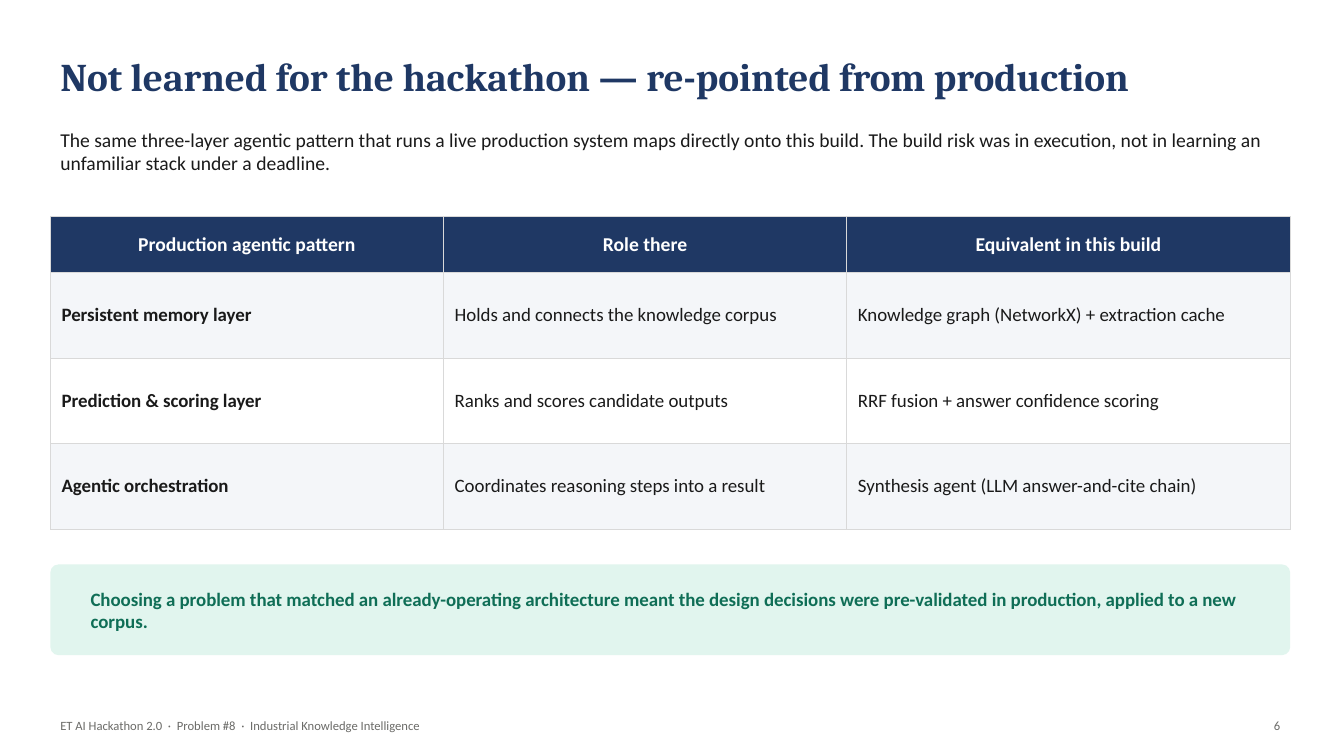
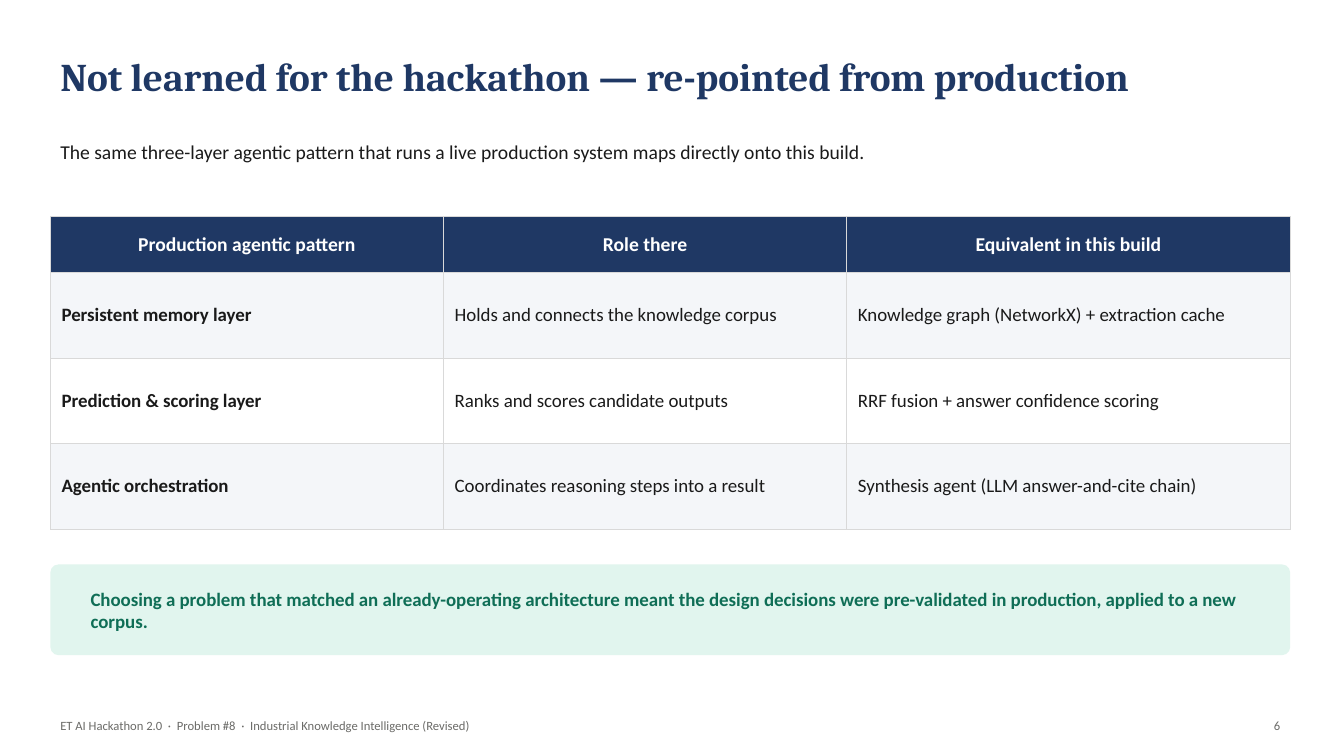
Before and after one commit to JOTHEESS/ET_HACKATHLAON-, a slide deck: slide 6 of Industrial_Knowledge_Intelligence_Deck.pptx. Drawn at 1344x756 pixels with LibreOffice and Linux fonts; fonts in the diff are those of the drawing. Boxes give left, top, right and bottom in pixels: in the first picture for what was removed or moved away, otherwise in the second. Text is boxed around its words. In the diff, an @@ line names an element or a change of style, - is before the commit and + after.

```diff
--- a/Industrial_Knowledge_Intelligence_Deck.pptx
+++ b/Industrial_Knowledge_Intelligence_Deck.pptx
@@ text at bbox=[60, 145, 864, 163]: text changed @@
-The same three-layer agentic pattern that runs a live production system maps directly onto this build. The build risk was in execution, not in learning an unfamiliar stack under a deadline.
+The same three-layer agentic pattern that runs a live production system maps directly onto this build.
@@ text at bbox=[60, 721, 469, 732]: text changed @@
-ET AI Hackathon 2.0 · Problem #8 · Industrial Knowledge Intelligence
+ET AI Hackathon 2.0 · Problem #8 · Industrial Knowledge Intelligence (Revised)
```
Also in this commit, not shown: 9 other slides changed, 1 slide added, 1 other file.
